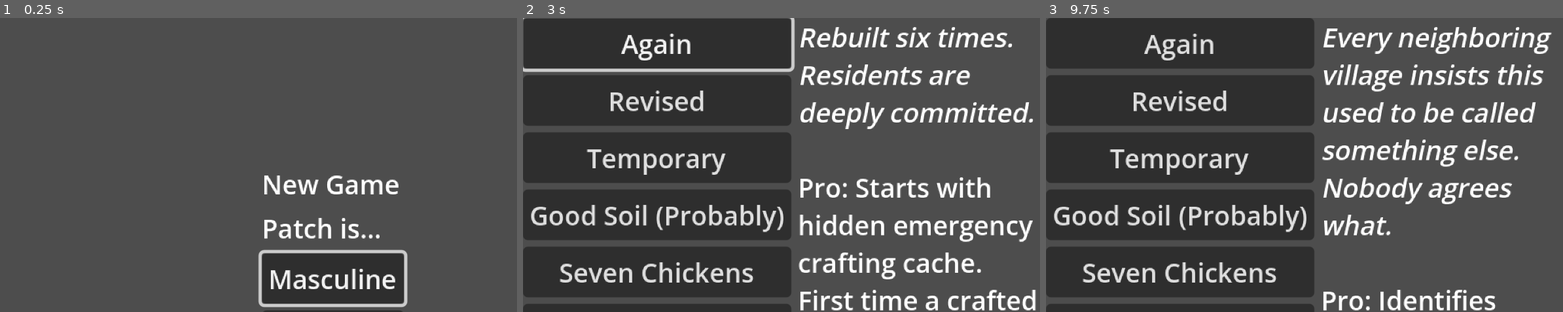
Above: before the commit, frames 1-3 (left to right).
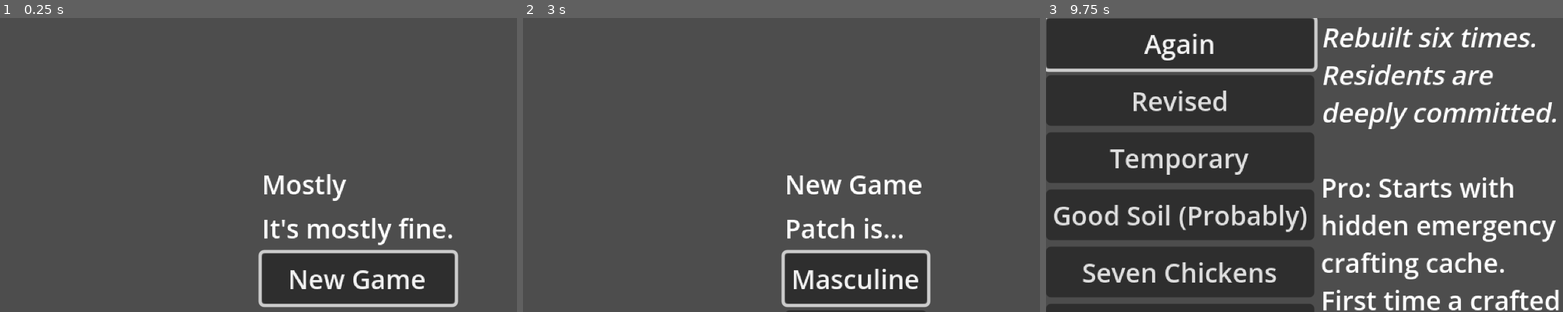
Above: after the commit, the same moments.

Repository: adamgtyson/mostly
Game: Godot game, scene res://regions/hold/areas/workshop.tscn
The game is run twice, just before and just after one commit, with the same random seed, the same clock (stepped at 60 frames per second) and the same inputs.
Inputs (mouse positions are in pixels of both pictures, inside the frame that each line leads up to):
- Up to frame 1 (0.25 s): no input
- Up to frame 2 (3 s): click (879, 279) at 0.5 s, where only the run after the commit has a clickable "New Game"; click (879, 279) at 1.25 s, where only the run after the commit has a clickable "New Game"; click (853, 279) at 2 s, where only the run before the commit has a clickable "Masculine"; tap Enter at 2.75 s; hold Right (ui_right) from 2.78 s (still down); tap Z at 2.85 s
- Up to frame 3 (9.75 s): release Right (ui_right) at 3.5 s; click (1180, 44) at 3.5 s, where only the run before the commit has a clickable "Again"; click (1180, 44) at 4.25 s, where only the run before the commit has a clickable "Again"; click (1180, 44) at 5 s, where only the run before the commit has a clickable "Again"; click (1376, 279) at 5.75 s, where only the run after the commit has a clickable "Masculine"; click (1180, 100) at 6.5 s, where only the run before the commit has a clickable "Revised"; click (1180, 159) at 7.25 s, where only the run before the commit has a clickable "Temporary"; click (1180, 214) at 8 s, where only the run before the commit has a clickable "Good Soil (Probably)"; click (1180, 270) at 8.75 s, where only the run before the commit has a clickable "Seven Chickens"; tap Space at 9.5 s; hold Down (ui_down) from 9.53 s (still down); tap Enter at 9.6 s

The runs differ from the first frame. In frame 1, 5.0% of the frame differs, in the area x 51-89%, y 53-100%; in frame 2, 58%, in the area x 0-100%, y 0-100%; in frame 3, 12%.
Error in both runs: Invalid access to property or key 'root' on a base object of type 'null instance'. (res://scripts/cutscene_trigger.gd:53)

Commit message:
feat(title): title screen with continue/new game; boot loads saves
scenes/title.tscn + scripts/title.gd (assumed ruling, minimal): Continue is
offered exactly when SaveManager reports a save, resumes the newest slot by
timestamp through the generic contributor restore (§3), and departs through
the §6 choke point to the saved area's default spawn. New Game hands over to
the session-7 selection screen. Keyboard/gamepad only; placeholder copy
pending §4.12.

Boot now routes every windowed boot to the title - session 7's save-sniffing
rule existed only while no title did - closing the known gap where a boot
with an existing save showed the workshop without loading it. Script-driven
SceneTrees are still never routed; the workshop pre-route frame still starts
nothing (opening gated on sys.village).

Flagged, not special-cased: Continue goes through SceneRouter.go_to, so the
EC-6a misroute hook technically applies to a load at high intensity.

tests/test_title.gd (3 tests): Continue hidden with no save and applying
nothing; visible with a fixture save, restoring flags and naming the saved
area as its destination; New Game opening the selection screen. Fixture saves
use the scratch saves_dir pattern, never a real slot.

tools\check.bat exits 0: 156 passed, 0 failed.

Co-Authored-By: Claude Fable 5 <noreply@anthropic.com>

Diff:
--- /dev/null
+++ b/scenes/title.tscn
@@ -0,0 +1,12 @@
+[gd_scene format=3]
+
+[ext_resource type="Script" path="res://scripts/title.gd" id="1_title"]
+
+[node name="Title" type="Control"]
+layout_mode = 3
+anchors_preset = 15
+anchor_right = 1.0
+anchor_bottom = 1.0
+grow_horizontal = 2
+grow_vertical = 2
+script = ExtResource("1_title")
--- a/scripts/boot.gd
+++ b/scripts/boot.gd
@@ -1,6 +1,6 @@
 extends Node
 
-const NEW_GAME_SCENE := "res://scenes/new_game.tscn"
+const TITLE_SCENE := "res://scenes/title.tscn"
 
 func _ready() -> void:
 	# Scale the OS window to 4x the 320x180 viewport so the game is visible.
@@ -13,10 +13,11 @@
 	# current_scene is not knowable here.
 	call_deferred("_route_fresh_boot")
 
-## A fresh install boots into New Game instead of the bare workshop. Session 7,
-## phase-3 slice: there is no title screen yet, so the rule is minimal — no
-## save in any slot and no village chosen means this launch has never started
-## a run. A later title/continue flow replaces this, it does not extend it.
+## Every windowed boot opens on the title screen (session 8, Block A), which
+## owns the Continue/New Game decision — session 7's save-sniffing rule lived
+## here only while no title existed. The workshop stays the engine's main
+## scene; its opening trigger is gated on sys.village, so the one pre-route
+## frame starts nothing.
 func _route_fresh_boot() -> void:
 	var tree: SceneTree = get_tree()
 	# Script-driven SceneTrees (tests/run_tests.gd, tests/validate_data.gd)
@@ -25,16 +26,4 @@
 		return
 	if tree.current_scene == null:
 		return
-	if _a_run_exists():
-		return
-	tree.change_scene_to_file(NEW_GAME_SCENE)
-
-func _a_run_exists() -> bool:
-	var root_node: Node = get_tree().root
-	if root_node.has_node("SaveManager"):
-		if not (root_node.get_node("SaveManager").call("list_slots") as Array).is_empty():
-			return true
-	if root_node.has_node("GameState"):
-		if bool(root_node.get_node("GameState").call("has_flag", "sys.village")):
-			return true
-	return false
+	tree.change_scene_to_file(TITLE_SCENE)
--- /dev/null
+++ b/scripts/title.gd
@@ -0,0 +1,129 @@
+extends Control
+
+## Title screen (session 8, Block A — assumed ruling, Adam may veto). Minimal
+## by design: Continue when any save exists, New Game always. Continue loads
+## the most recent slot through SaveManager — contributors restore themselves
+## generically (§3) — then departs through SceneRouter, the single choke point
+## (§6), to the saved area's default spawn. Routing through the choke point
+## means the EC-6a misroute hook technically applies to a Continue; flagged in
+## the session report rather than special-cased here.
+##
+## All copy is functional placeholder text pending BUILD_PLAN §4.12. The
+## tagline is canon (Docs/00).
+
+const NEW_GAME_SCENE := "res://scenes/new_game.tscn"
+
+var _continue_button: Button = null
+var _new_game_button: Button = null
+
+func _ready() -> void:
+	_build_ui()
+	_apply_save_state()
+
+# ── state ────────────────────────────────────────────────────────────────────
+
+func has_any_save() -> bool:
+	var sm: Node = _save_manager()
+	if sm == null:
+		return false
+	return not (sm.call("list_slots") as Array).is_empty()
+
+## The slot a Continue resumes: newest timestamp wins. SaveManager timestamps
+## are ISO strings, so lexicographic order is chronological order.
+func most_recent_slot() -> String:
+	var sm: Node = _save_manager()
+	if sm == null:
+		return ""
+	var best_slot: String = ""
+	var best_stamp: String = ""
+	for info: Variant in (sm.call("list_slots") as Array):
+		if not (info is Dictionary):
+			continue
+		var stamp: String = str((info as Dictionary).get("timestamp", ""))
+		if best_slot.is_empty() or stamp > best_stamp:
+			best_slot = str((info as Dictionary).get("slot", ""))
+			best_stamp = stamp
+	return best_slot
+
+# ── actions ──────────────────────────────────────────────────────────────────
+
+## Loads the most recent save and departs to its area. Returns the destination,
+## or {} when there is nothing to continue or the load fails. `depart` is the
+## same test seam new_game.gd uses: the suite drives everything short of the
+## transition itself.
+func continue_game(depart: bool = true) -> Dictionary:
+	var slot: String = most_recent_slot()
+	if slot.is_empty():
+		return {}
+	var sm: Node = _save_manager()
+	if sm == null or not bool(sm.call("load_from_slot", slot)):
+		return {}
+
+	var root_node: Node = get_tree().root
+	if not root_node.has_node("SceneRouter"):
+		push_error("Title: no SceneRouter to depart with")
+		return {}
+	var router: Node = root_node.get_node("SceneRouter")
+	var destination: Dictionary = {
+		"region": str(router.get("current_region")),
+		"area": str(router.get("current_area")),
+		"spawn": "default",
+	}
+	if str(destination["region"]).is_empty() or str(destination["area"]).is_empty():
+		push_error("Title: save in slot '%s' restored no location" % slot)
+		return {}
+	if depart:
+		router.call("go_to", destination["region"], destination["area"], destination["spawn"])
+	return destination
+
+## New Game hands over to the selection screen. Returns the scene it opens.
+func start_new_game(depart: bool = true) -> String:
+	if depart:
+		get_tree().change_scene_to_file(NEW_GAME_SCENE)
+	return NEW_GAME_SCENE
+
+# ── UI (programmatic; placeholder theme only) ───────────────────────────────
+
+func _build_ui() -> void:
+	set_anchors_and_offsets_preset(Control.PRESET_FULL_RECT)
+
+	var column := VBoxContainer.new()
+	column.name = "Menu"
+	column.set_anchors_and_offsets_preset(Control.PRESET_CENTER)
+	add_child(column)
+
+	var title := Label.new()
+	title.name = "GameTitle"
+	title.text = "Mostly"
+	column.add_child(title)
+
+	var tagline := Label.new()
+	tagline.name = "Tagline"
+	tagline.text = "It's mostly fine."
+	column.add_child(tagline)
+
+	_continue_button = Button.new()
+	_continue_button.name = "Continue"
+	_continue_button.text = "Continue"
+	_continue_button.pressed.connect(func() -> void: continue_game())
+	column.add_child(_continue_button)
+
+	_new_game_button = Button.new()
+	_new_game_button.name = "NewGame"
+	_new_game_button.text = "New Game"
+	_new_game_button.pressed.connect(func() -> void: start_new_game())
+	column.add_child(_new_game_button)
+
+func _save_manager() -> Node:
+	var root_node: Node = get_tree().root
+	return root_node.get_node("SaveManager") if root_node.has_node("SaveManager") else null
+
+## Continue only exists when there is something to continue; focus lands on
+## the first visible option so keyboard/gamepad works with no pointer.
+func _apply_save_state() -> void:
+	var resumable: bool = has_any_save()
+	_continue_button.visible = resumable
+	if resumable:
+		_continue_button.grab_focus()
+	else:
+		_new_game_button.grab_focus()
--- /dev/null
+++ b/tests/test_title.gd
@@ -0,0 +1,103 @@
+extends RefCounted
+
+## Session 8, Block A: the title screen. Continue exists exactly when a save
+## does; loading goes through SaveManager's generic contributor restore and
+## departs through the §6 choke point. Fixture saves use the same scratch
+## saves_dir pattern as test_save_manager.gd, so a test run can never touch a
+## real slot. Departure uses the depart:false seam — actually travelling would
+## load the workshop (and, with sys.village restored, its opening) mid-suite.
+
+const SCENE := "res://scenes/title.tscn"
+const TEST_SAVES_DIR := "user://saves/test_title"
+
+func _sm(t: TestContext) -> Node:
+	var sm: Node = t.tree.root.get_node("SaveManager")
+	sm.saves_dir = TEST_SAVES_DIR
+	return sm
+
+func _gs(t: TestContext) -> Node:
+	return t.tree.root.get_node("GameState")
+
+func _cleanup(sm: Node) -> void:
+	for slot: String in sm.all_slot_names():
+		var path: String = sm.slot_path(slot)
+		if FileAccess.file_exists(path):
+			DirAccess.remove_absolute(path)
+	if DirAccess.dir_exists_absolute(TEST_SAVES_DIR):
+		DirAccess.remove_absolute(TEST_SAVES_DIR)
+
+func _screen(t: TestContext) -> Control:
+	var packed: PackedScene = load(SCENE)
+	if packed == null:
+		return null
+	var screen: Control = packed.instantiate()
+	t.tree.root.add_child(screen)
+	return screen
+
+func _free_screen(screen: Control) -> void:
+	if is_instance_valid(screen):
+		screen.queue_free()
+
+## A save written through the real pipeline, with enough state to prove the
+## restore: flags, a location, a visited area.
+func _write_fixture_save(t: TestContext, sm: Node) -> void:
+	var gs: Node = _gs(t)
+	gs.set_flag("region.hold.unlocked", true)
+	gs.set_flag("sys.village", "fine_now")
+	var router: Node = t.tree.root.get_node("SceneRouter")
+	router.current_region = "hold"
+	router.current_area = "workshop"
+	router.mark_visited("hold", "workshop")
+	sm.save_to_slot("1")
+	gs.reset()
+	router.reset()
+
+func test_without_a_save_continue_is_hidden(t: TestContext) -> void:
+	var sm: Node = _sm(t)
+	var screen: Control = _screen(t)
+	t.assert_true(screen != null, "title.tscn instantiates")
+	if screen == null:
+		return
+	t.assert_false(screen.has_any_save(), "the scratch saves dir is empty")
+	t.assert_false((screen.get_node("Menu/Continue") as Button).visible,
+		"Continue is hidden with nothing to continue")
+	t.assert_true((screen.get_node("Menu/NewGame") as Button).visible, "New Game is always offered")
+	t.assert_eq(screen.continue_game(false), {}, "and a Continue with no save applies nothing")
+	_free_screen(screen)
+	_cleanup(sm)
+
+func test_with_a_save_continue_is_visible_and_loads(t: TestContext) -> void:
+	var sm: Node = _sm(t)
+	_write_fixture_save(t, sm)
+	var gs: Node = _gs(t)
+	t.assert_false(gs.has_flag("sys.village"), "state was wiped after writing the fixture")
+
+	var screen: Control = _screen(t)
+	if screen == null:
+		t.fail("title.tscn failed to instantiate")
+		_cleanup(sm)
+		return
+	t.assert_true(screen.has_any_save(), "the fixture save is seen")
+	t.assert_true((screen.get_node("Menu/Continue") as Button).visible, "Continue is visible with a save")
+	t.assert_eq(screen.most_recent_slot(), "1", "and resumes the fixture slot")
+
+	var destination: Dictionary = screen.continue_game(false)
+	t.assert_eq(destination, {"region": "hold", "area": "workshop", "spawn": "default"},
+		"Continue routes to the saved area")
+	t.assert_eq(gs.get_flag("sys.village"), "fine_now", "the load restored the flags")
+	t.assert_eq(gs.get_flag("region.hold.unlocked", false), true,
+		"including the region lock the departure needs")
+
+	_free_screen(screen)
+	_cleanup(sm)
+
+func test_new_game_hands_over_to_the_selection_screen(t: TestContext) -> void:
+	var sm: Node = _sm(t)
+	var screen: Control = _screen(t)
+	if screen == null:
+		t.fail("title.tscn failed to instantiate")
+		return
+	t.assert_eq(screen.start_new_game(false), "res://scenes/new_game.tscn",
+		"New Game opens the session-7 selection screen")
+	_free_screen(screen)
+	_cleanup(sm)
Not shown, added: scripts/title.gd.uid
Not shown, added: tests/test_title.gd.uid
